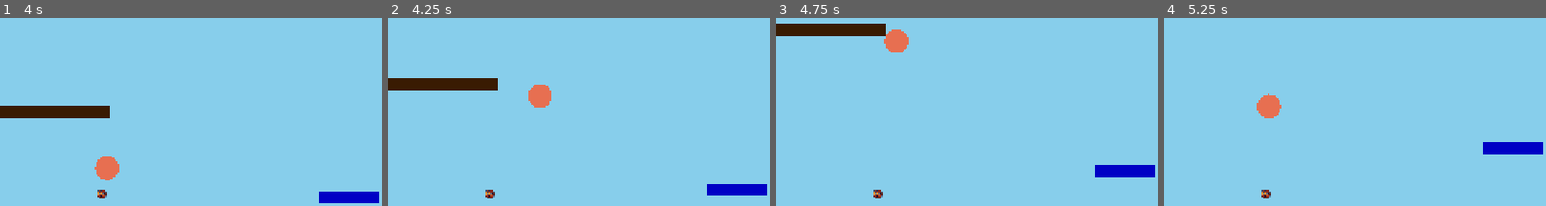
Above: before the commit, frames 1-4 (left to right).
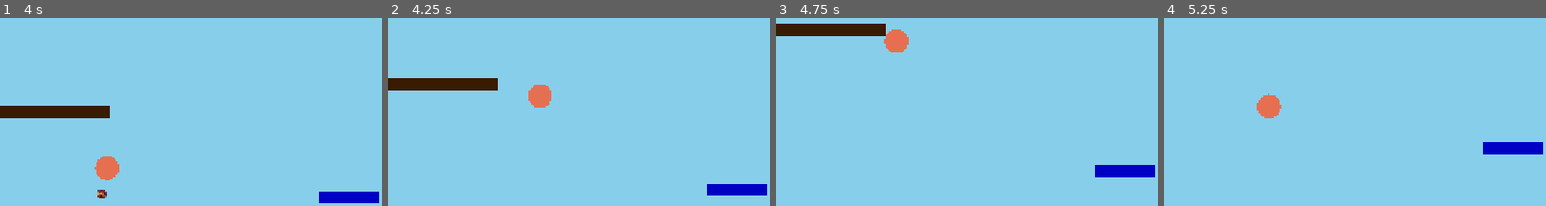
Above: after the commit, the same moments.

Repository: tjrink/WindPrototype
Game: Godot game, scene res://main_scene.tscn
The game is run twice, just before and just after one commit, with the same random seed, the same clock (stepped at 60 frames per second) and the same inputs.
Inputs:
- Up to frame 1 (4 s): tap Enter (ui_accept) at 0.5, 0.77, 1.52, 3.02, 3.77 s; hold Right (ui_right) 0.53-2.03 s; hold Left (ui_left) 2.03-2.78 s; hold Right (ui_right) from 2.78 s (still down)
- Up to frame 2 (4.25 s): keep holding Right (ui_right)
- Up to frame 3 (4.75 s): release Right (ui_right) at 4.28 s; hold Left (ui_left) from 4.28 s (still down); tap Enter (ui_accept) at 4.52 s
- Up to frame 4 (5.25 s): release Left (ui_left) at 5.03 s; hold Right (ui_right) from 5.03 s (still down)
The pictures show only the part of the screen within x 36-86%, y 24-74%; the shares and areas given below are measured in that part.

Frame 1 is identical in both runs. In frame 2, 0.1% of the frame differs, in the area x 25-28%, y 91-96%; in frame 3, 0.1%; in frame 4, 0.1%.

Commit message:
Implemented token scoring.

Diff:
--- a/Token.gd
+++ b/Token.gd
@@ -23,17 +23,17 @@
 
 func _setup_initial_shapes():
 	# Get references to child nodes
-	var sprite = $GearSprite
-
+	var sprite = $TokenSprite
 	sprite.scale = Vector2(scale_width, scale_height)
 
 
-func _on_area_entered(area: Area2D) -> void:
-	if is_scorable:
+
+
+func _on_body_entered(body: Node2D) -> void:
+	if body.is_in_group("player"):
 		game_score+=1
 		print(game_score)
 
-	is_scorable = false
-
-func _on_area_exited(area: Area2D) -> void:
-	is_scorable = true
+func _on_body_exited(body: Node2D) -> void:
+	if body.is_in_group("player"):
+		queue_free()
--- a/Token.tscn
+++ b/Token.tscn
@@ -1,22 +1,22 @@
 [gd_scene load_steps=4 format=3 uid="uid://cucy5oufcfliw"]
 
-[ext_resource type="Texture2D" uid="uid://bsx16580wb1i1" path="res://Sprites/Pretzel.png" id="1_u3nac"]
-[ext_resource type="Script" uid="uid://hakvmx0e36t8" path="res://Token.gd" id="1_y8ccp"]
+[ext_resource type="Script" uid="uid://hakvmx0e36t8" path="res://Token.gd" id="1_2r6w6"]
+[ext_resource type="Texture2D" uid="uid://bsx16580wb1i1" path="res://Sprites/Pretzel.png" id="2_0k6ug"]
 
 [sub_resource type="CircleShape2D" id="CircleShape2D_y8ccp"]
 radius = 39.0
 
-[node name="Gear" type="Area2D"]
-script = ExtResource("1_y8ccp")
+[node name="Token" type="Area2D"]
+script = ExtResource("1_2r6w6")
 x_position = 0.0
 y_position = 0.0
 
-[node name="GearSprite" type="Sprite2D" parent="."]
+[node name="TokenSprite" type="Sprite2D" parent="."]
 scale = Vector2(4.843755, 3.156255)
-texture = ExtResource("1_u3nac")
+texture = ExtResource("2_0k6ug")
 
-[node name="CollisionShape2D" type="CollisionShape2D" parent="."]
+[node name="TokenCollision" type="CollisionShape2D" parent="."]
 shape = SubResource("CircleShape2D_y8ccp")
 
-[connection signal="area_entered" from="." to="." method="_on_area_entered"]
-[connection signal="area_exited" from="." to="." method="_on_area_exited"]
+[connection signal="body_entered" from="." to="." method="_on_body_entered"]
+[connection signal="body_exited" from="." to="." method="_on_body_exited"]
